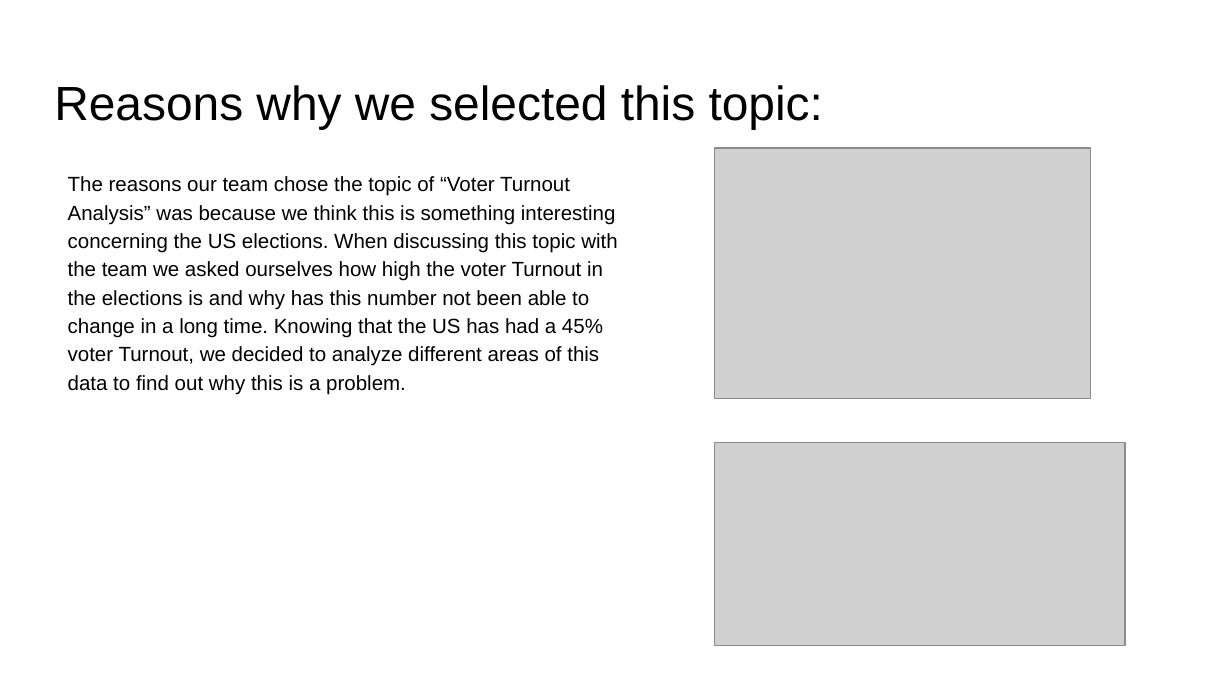
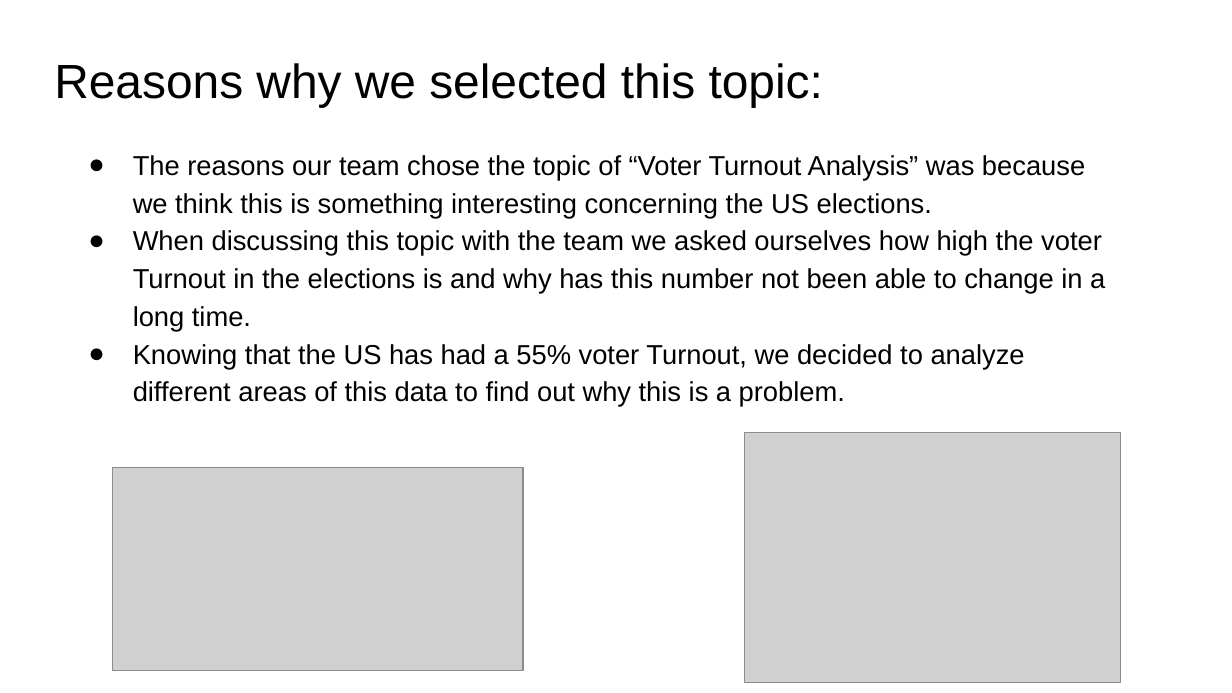
Before and after one commit to mmingoia/HTML_MN_Group_Project, a slide deck: slide 2 of Archive/Presentation/Vote Turnout Analysis.pptx. Drawn at 1232x693 pixels with LibreOffice and Linux fonts; fonts in the diff are those of the drawing; grey boxes stand for pictures. Boxes give left, top, right and bottom in pixels: in the first picture for what was removed or moved away, otherwise in the second. Text is boxed around its words. In the diff, an @@ line names an element or a change of style, - is before the commit and + after.

```diff
--- a/Archive/Presentation/Vote Turnout Analysis.pptx
+++ b/Archive/Presentation/Vote Turnout Analysis.pptx
@@ title "Reasons why we selected this ...": place and size @@
-title "Reasons why we selected this ..." at <box>54,85,823,129</box>
+title "Reasons why we selected this ..." at <box>54,63,823,107</box>
@@ text at <box>133,155,1105,407</box>: text changed; size 12 to 16 pt @@
-The reasons our team chose the topic of “Voter Turnout Analysis” was because we think this is something interesting concerning the US elections. When discussing this topic with the team we asked ourselves how high the voter Turnout in the elections is and why has this number not been able to change in a long time. Knowing that the US has had a 45% voter Turnout, we decided to analyze different areas of this data to find out why this is a problem.
+● The reasons our team chose the topic of “Voter Turnout Analysis” was because we think this is something interesting concerning the US elections.
+● When discussing this topic with the team we asked ourselves how high the voter Turnout in the elections is and why has this number not been able to change in a long time.
+● Knowing that the US has had a 55% voter Turnout, we decided to analyze different areas of this data to find out why this is a problem.
@@ picture: place and size @@
-picture at <box>715,148,1090,398</box>
+picture at <box>744,432,1120,683</box>
@@ picture: place and size @@
-picture at <box>715,442,1125,646</box>
+picture at <box>112,468,522,671</box>
```
Also in this commit, not shown: 4 other slides changed, 6 other files.
